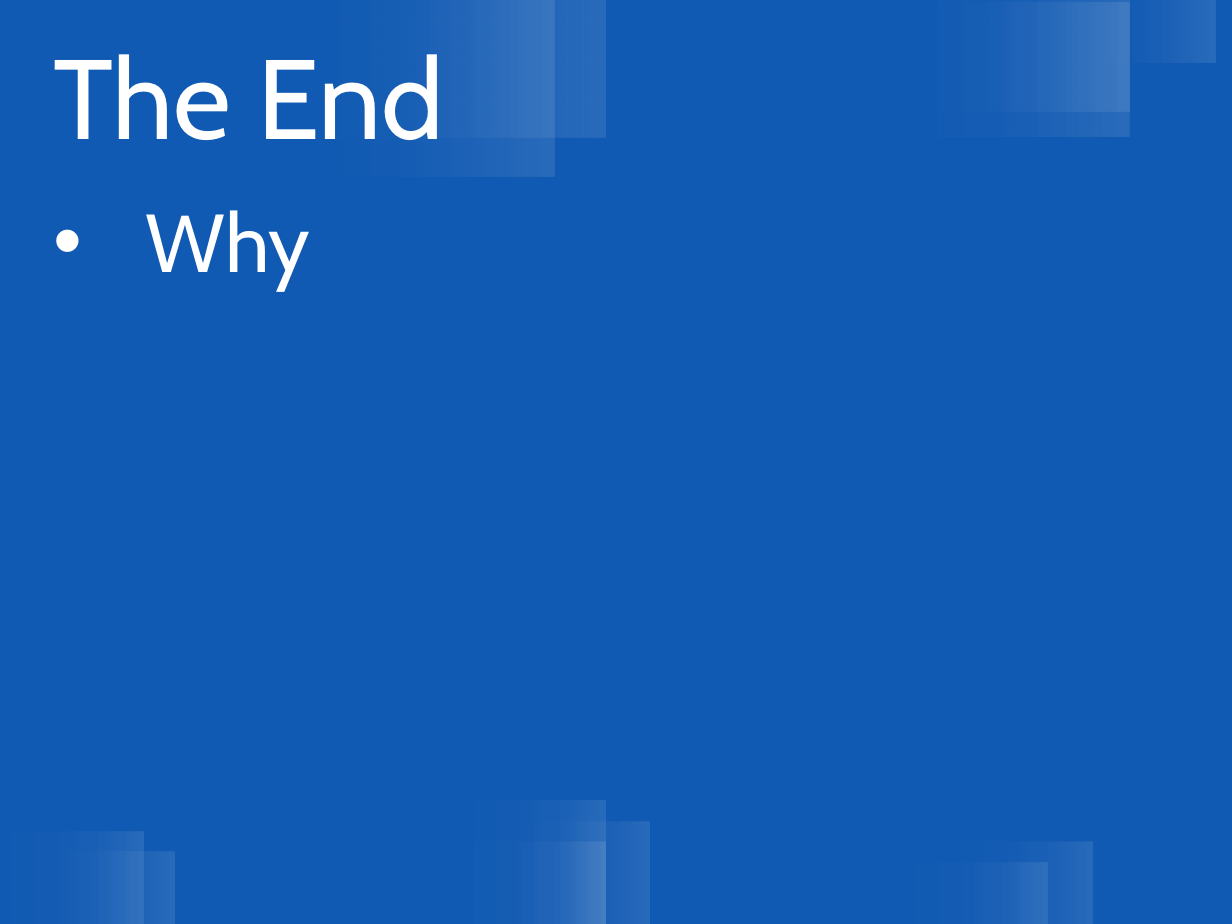
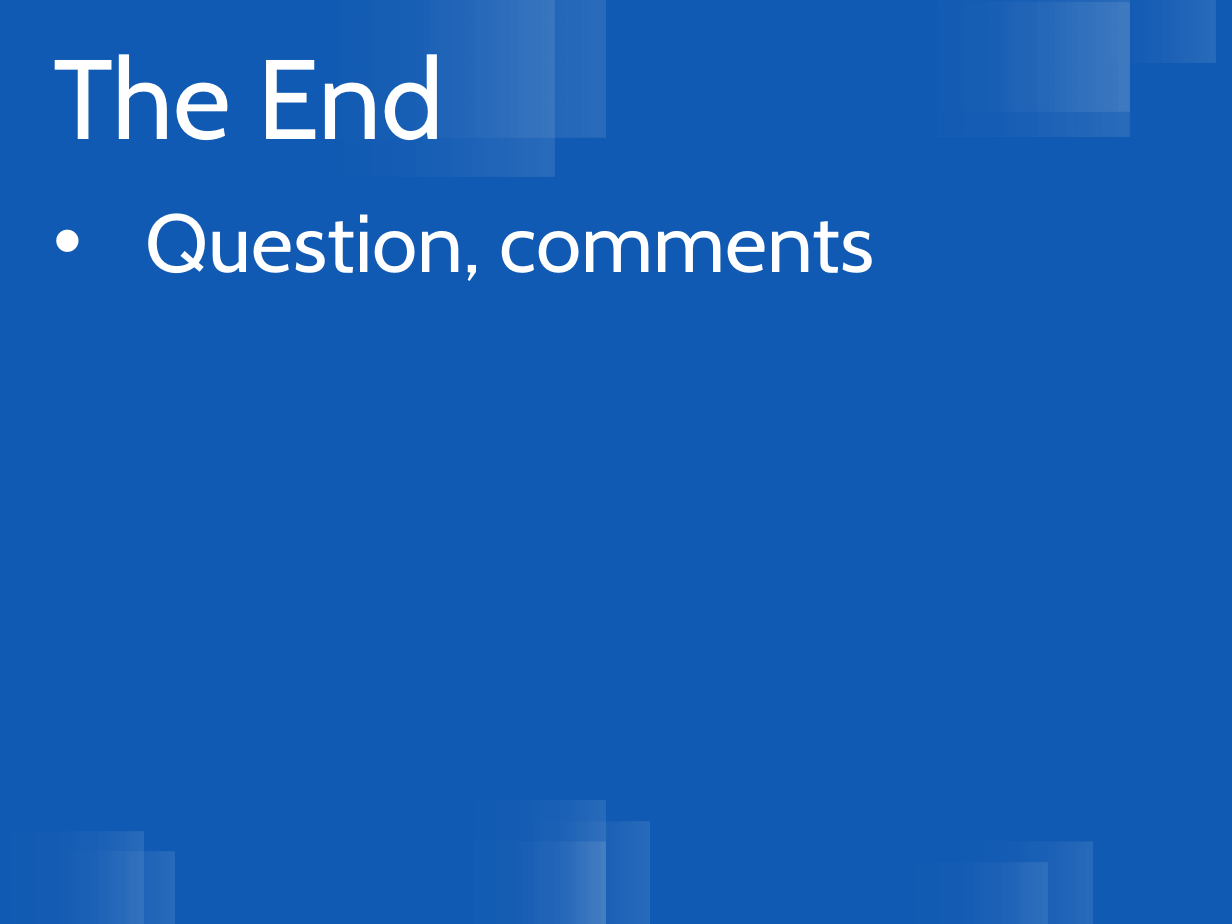
Before and after one commit to aknutas/TinyCircle, a slide deck: slide 8 of Presentations/codecampintro/g3a_ccintro.pptx (slide 6 before the commit). Drawn at 1232x924 pixels with LibreOffice and Linux fonts; fonts in the diff are those of the drawing. Boxes give left, top, right and bottom in pixels: in the first picture for what was removed or moved away, otherwise in the second. Text is boxed around its words. In the diff, an @@ line names an element or a change of style, - is before the commit and + after.

```diff
--- a/Presentations/codecampintro/g3a_ccintro.pptx
+++ b/Presentations/codecampintro/g3a_ccintro.pptx
@@ text at (146, 213, 875, 281): text changed @@
-• Why
+• Question, comments
```
Also in this commit, not shown: 3 other slides changed, 2 slides added, 1 other file.
